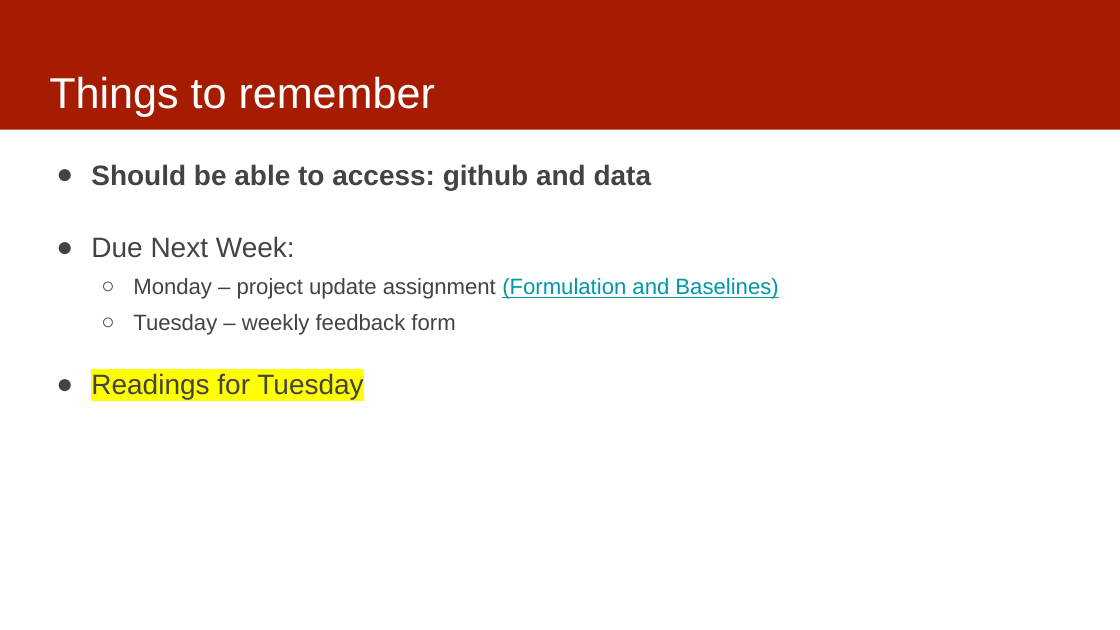
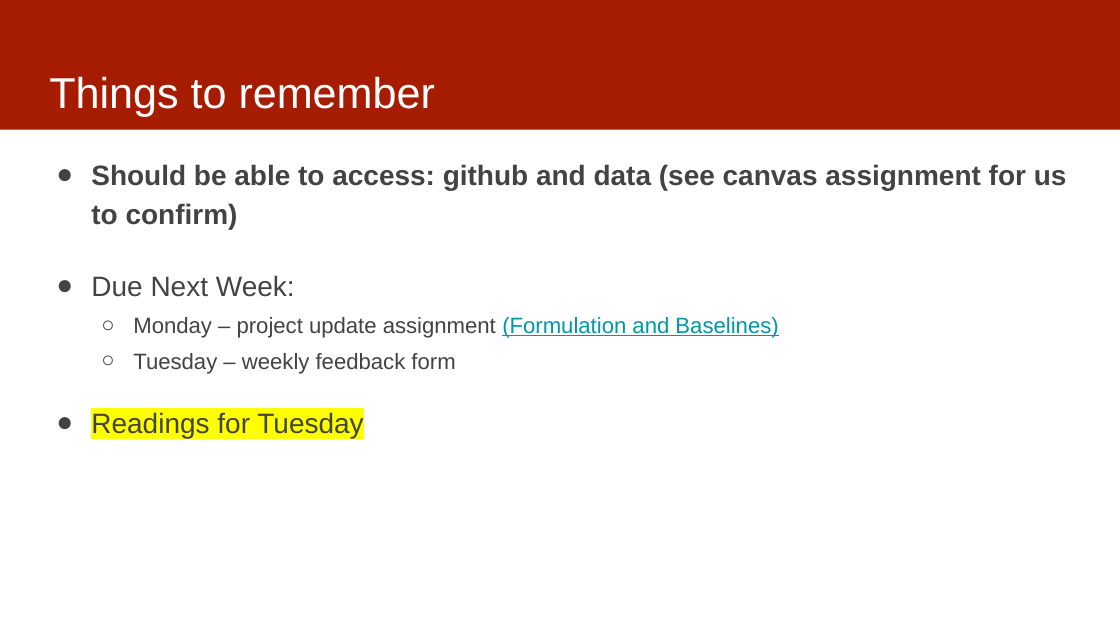
Before and after one commit to dssg/MLinPractice, a slide deck: slide 30 of Lectures/Lecture4-Formulation.pptx (slide 26 before the commit). Drawn at 1120x630 pixels with LibreOffice and Linux fonts; fonts in the diff are those of the drawing. Boxes give left, top, right and bottom in pixels: in the first picture for what was removed or moved away, otherwise in the second. Text is boxed around its words. In the diff, an @@ line names an element or a change of style, - is before the commit and + after.

```diff
--- a/Lectures/Lecture4-Formulation.pptx
+++ b/Lectures/Lecture4-Formulation.pptx
@@ text at box(91, 164, 1067, 229): text changed @@
-● Should be able to access: github and data
+● Should be able to access: github and data (see canvas assignment for us to confirm)
```
Also in this commit, not shown: 5 other slides changed, 6 slides added, 2 slides removed.
